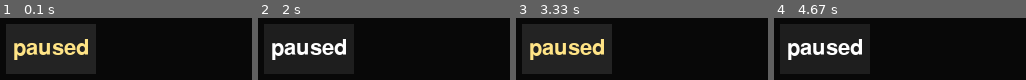
Above: before the commit, frames 1-4 (left to right).
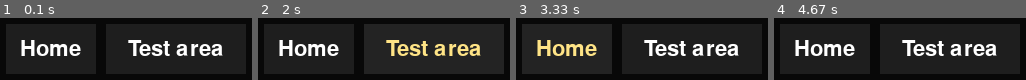
Above: after the commit, the same moments.

Repository: r5nnn/shmup
Game: pygame game, started from main.py
The game is run twice, just before and just after one commit, with the same random seed, the same clock (stepped at 60 frames per second) and the same inputs.
Inputs (mouse positions are in pixels of both pictures, inside the frame that each line leads up to):
- Up to frame 1 (0.1 s): no input
- Up to frame 2 (2 s): click (308, 49) at 0.38 s, where only the run after the commit has a clickable "Home"; tap Enter at 0.67 s; click (outside the picture) at 1.05 s; click (434, 49) at 1.88 s, where only the run after the commit has a clickable "Test area"
- Up to frame 3 (3.33 s): click (outside the picture) at 2.22 s; click (566, 49) at 3.05 s, where only the run after the commit has a clickable "Home"
- Up to frame 4 (4.67 s): click (outside the picture) at 3.38 s; click (950, 49) at 4.22 s, where only the run after the commit has a clickable "Test area"; click (outside the picture) at 4.55 s

The runs differ from the first frame. In frame 1, 11% of the frame differs, in the area x 5-89%, y 33-68%; in frame 2, 50%, in the area x 5-98%, y 9-91%; in frame 3, 10%; in frame 4, 10%.

Commit message:
fixed incorrect button coords button objects now can be clicked independently removed border around button on click because it was ugly

Diff:
--- a/main.py
+++ b/main.py
@@ -10,16 +10,16 @@
 # window dimensions
 screenx = windll.user32.GetSystemMetrics(0)
 screeny = windll.user32.GetSystemMetrics(1)
-worldx = 600
-worldy = 800
-world = pygame.display.set_mode([worldx, worldy], pygame.SCALED, vsync=0)  # initialises the window
+winx = 600
+winy = 800
+screen = pygame.display.set_mode([winx, winy], pygame.SCALED, vsync=0)  # creates the window
 
-pygame.display.set_caption('shmup alpha 0.0.0')  # set window title
-icon = pygame.image.load('assets\icon.png')  # load image from file path
+pygame.display.set_caption('shmup alpha 0.0.1')  # set window title
+icon = pygame.image.load('assets\\icon.png')  # load image from file path
 pygame.display.set_icon(icon)  # set image as window icon
-fps = 60  # number of times game refreshes per second
-backdrop = pygame.image.load('assets\stage.png')  # load window background
-backdropbox = world.get_rect()  # get coords of window
+fps = 165  # number of times game refreshes per second
+backdrop = pygame.image.load('assets\\stage.png')  # load window background
+backdropbox = screen.get_rect()  # get coords of window
 clock = pygame.time.Clock()  # object to help track time
 
 # useful shorthands
@@ -31,8 +31,9 @@
 PRIMARY = (255, 228, 134)
 SECONDARY = (30, 30, 30)
 TERTIARY = (35, 35, 35)
+QUATERNARY = (85, 85, 85)
 ACCENT = (237, 148, 255)
-FONT = 'assets\Guazhiru.ttf'
+FONT = 'assets\\Raleway.ttf'
 
 '''
     Object for making buttons
@@ -40,7 +41,8 @@
 
 
 class Btn:
-    def __init__(self, x, y, width, height, font_size, color_pressed, color_released, text_pressed, text, callback,
+    def __init__(self, x, y, width, height, font_size, color_pressed, color_clicked, color_released, text_pressed, text,
+                 callback,
                  font=FONT,
                  text_released=WHITE):
         # initialise class attributes
@@ -51,13 +53,14 @@
         self.height = height
         self.surface = pygame.Surface((self.width, self.height))
         self.btn_coords = self.surface.get_rect()
+        self.btn_coords.topleft = (self.x, self.y)
         self.font = pygame.font.Font(font, font_size)  # set font from file path provided, or use default file path
         self.color_pressed = color_pressed
         self.color_released = color_released
         self.color = color_released
-        self.outline_color = self.color
         self.text_released = text_released
         self.text_pressed = text_pressed
+        self.color_clicked = color_clicked
         self.text_color = text_released
         self.raw_text = text
         self.callback = callback
@@ -67,35 +70,46 @@
         self.text = self.font.render(self.raw_text, True,
                                      self.text_color)  # create a surface with the specified text drawn on it
         pygame.draw.rect(surface, self.color, (self.x, self.y, self.width, self.height), 0)
-        pygame.draw.rect(surface, self.outline_color, (self.x, self.y, self.width, self.height), 2, border_radius=1)
         surface.blit(self.text, (
             self.x + (self.width / 2 - self.text.get_width() / 2),
             self.y + (self.height / 2 - self.text.get_height() / 2)))
 
     def interact(self, event_list):  # Pos is the mouse position: tuple of (x, y) coordinates
         pos = pygame.mouse.get_pos()
+        print(self.btn_coords)
         if self.btn_coords.collidepoint(pos):
-            self.color = self.color_pressed
             self.text_color = self.text_pressed
-            for events in event_list:
-                if events.type == pygame.MOUSEBUTTONDOWN:
-                    self.outline_color = self.text_pressed
+            for events1 in event_list:
+                if events1.type == pygame.MOUSEBUTTONDOWN:
+                    self.color = self.color_clicked
                     self.callback(self)
                 else:
-                    self.outline_color = self.color
+                    self.color = self.color_pressed
 
         else:
-            self.outline_color = self.color
             self.color = self.color_released
             self.text_color = self.text_released
 
 
+def printOut(text, size, x, y):
+    font = pygame.font.Font(FONT, size)
+    screen.blit(font.render(text, True, WHITE), (x, y))
+
+
 def clicked():
-    print('click!')
+    print('click')
+
+
+def paused(state):
+    print(state)
+    while state:
+        pos = pygame.mouse.get_pos()
+        print(pos)
 
 
 run = True
-button1 = Btn(10, 10, 90, 50, 32, TERTIARY, SECONDARY, PRIMARY, 'paused', lambda b: clicked())
+button1 = Btn(10, 10, 90, 50, 32, TERTIARY, QUATERNARY, SECONDARY, PRIMARY, 'Home', lambda b: clicked())
+button2 = Btn(110, 10, 140, 50, 32, TERTIARY, QUATERNARY, SECONDARY, PRIMARY, 'Test area', lambda b: clicked())
 '''
     Game Mainloop
 '''
@@ -111,15 +125,22 @@
                 main = False
 
         if event.type == pygame.KEYDOWN:  # alternative way to exit through keybind
-            if event.key == ord('q'):
+            if event.key == pygame.K_q:
                 pygame.quit()
                 try:
                     sys.exit()
                 finally:
                     main = False
-    world.blit(backdrop, backdropbox)
+            if event.key == pygame.K_ESCAPE:
+                paused(True)
+            if event.key == pygame.K_ESCAPE:
+                paused(False)
+    printOut('Press esc to pause', 32, screenx / 2, screeny / 2)
+    screen.blit(backdrop, backdropbox)
     mouse = pygame.mouse.get_pos()  # stores the (x,y) coordinates into the variable as a tuple
-    button1.create(world)
+    button1.create(screen)
+    button2.create(screen)
     button1.interact(events)
+    button2.interact(events)
     pygame.display.flip()  # update the backdrop surface onto the window
     clock.tick(fps)  # update the clock with the delay of the refresh rate
Binary file removed: assets/ARCADECLASSIC.TTF
